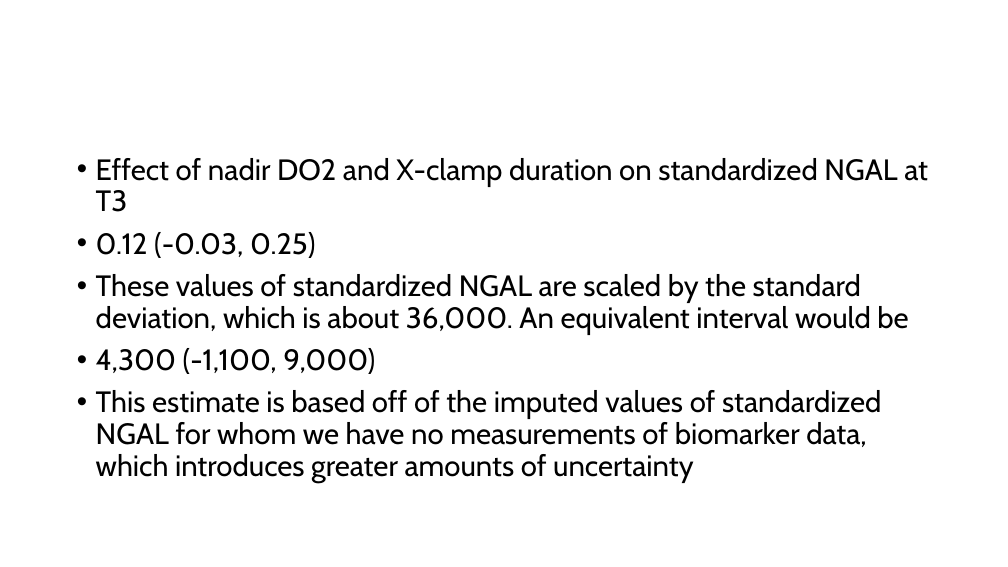
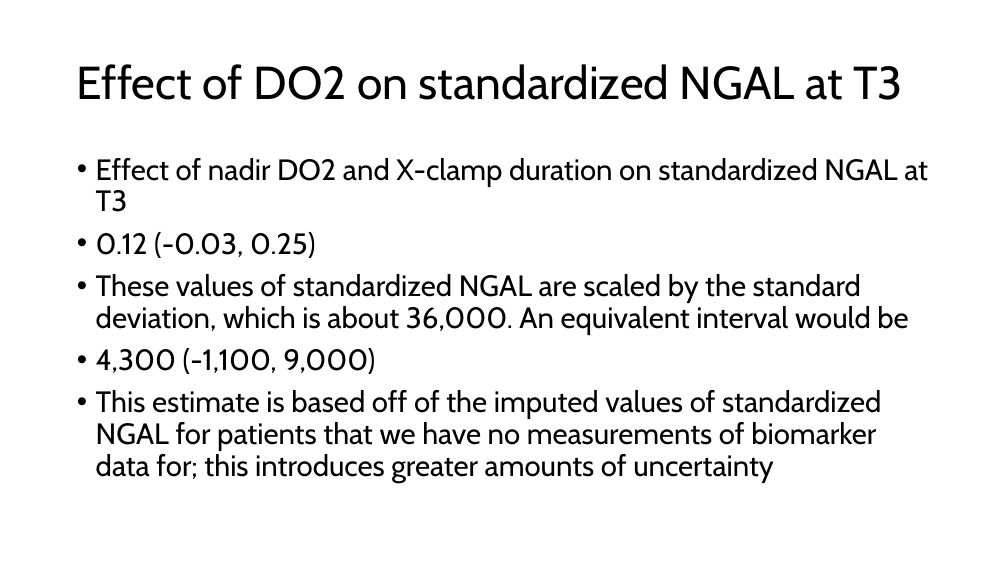
Before and after one commit to jacobmchen/imputation_pipeline, a slide deck: slide 14 of exploratory_analysis/plots/compare_plots.pptx. Drawn at 1008x567 pixels with LibreOffice and Linux fonts; fonts in the diff are those of the drawing. Boxes give left, top, right and bottom in pixels: in the first picture for what was removed or moved away, otherwise in the second. Text is boxed around its words. In the diff, an @@ line names an element or a change of style, - is before the commit and + after.

```diff
--- a/exploratory_analysis/plots/compare_plots.pptx
+++ b/exploratory_analysis/plots/compare_plots.pptx
@@ title added at (x1=77, y1=64, x2=903, y2=100), 44 pt, text #000000 @@
+Effect of DO2 on standardized NGAL at T3
@@ text at (x1=96, y1=390, x2=881, y2=483): text changed @@
-• This estimate is based off of the imputed values of standardized NGAL for whom we have no measurements of biomarker data, which introduces greater amounts of uncertainty
+• This estimate is based off of the imputed values of standardized NGAL for patients that we have no measurements of biomarker data for; this introduces greater amounts of uncertainty
```
Also in this commit, not shown: 2 other slides changed.
